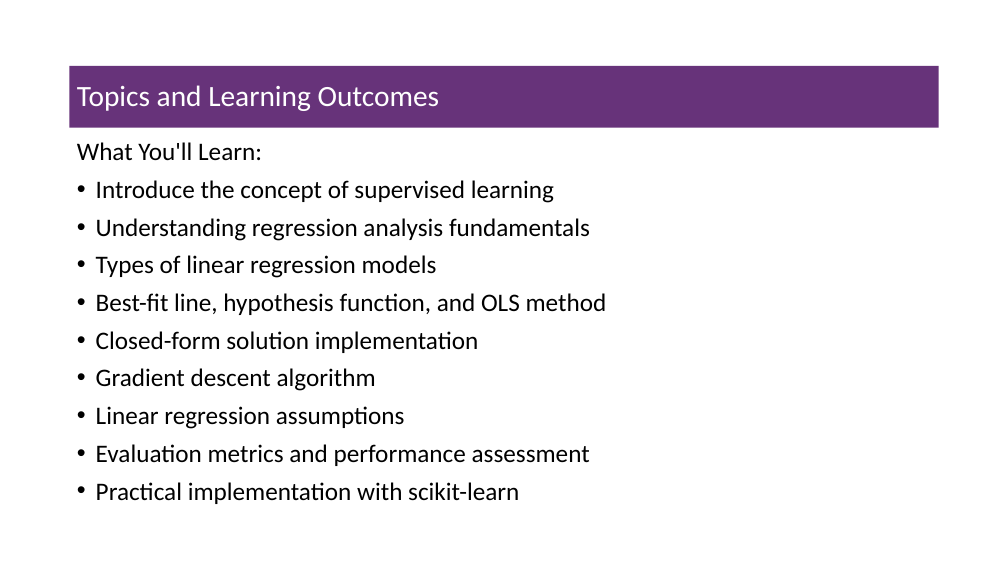
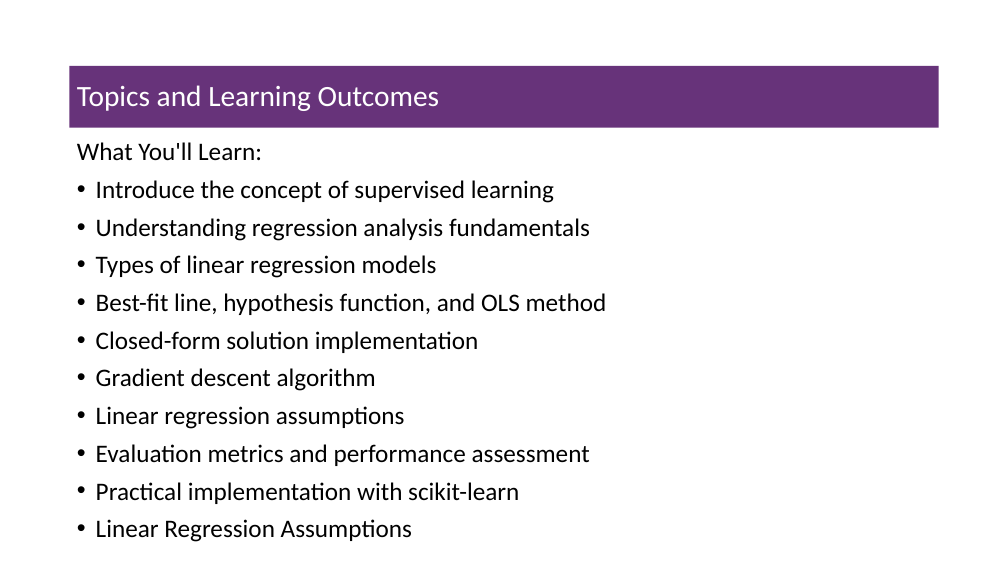
Before and after one commit to msfasha/307304-Data-Mining, a slide deck: slide 2 of 20243/Part 2-Regression/simple linear regression slides.pptx. Drawn at 1008x567 pixels with LibreOffice and Linux fonts; fonts in the diff are those of the drawing; background and template pictures are left out. Boxes give left, top, right and bottom in pixels: in the first picture for what was removed or moved away, otherwise in the second. Text is boxed around its words. In the diff, an @@ line names an element or a change of style, - is before the commit and + after.

Commit message:
modify regression pptx

```diff
--- a/20243/Part 2-Regression/simple linear regression slides.pptx
+++ b/20243/Part 2-Regression/simple linear regression slides.pptx
@@ text at [96,519,412,542]: paragraph added @@
+• Linear Regression Assumptions
```
Also in this commit, not shown: 6 other slides changed, 4 slides added, 1 slide removed.
